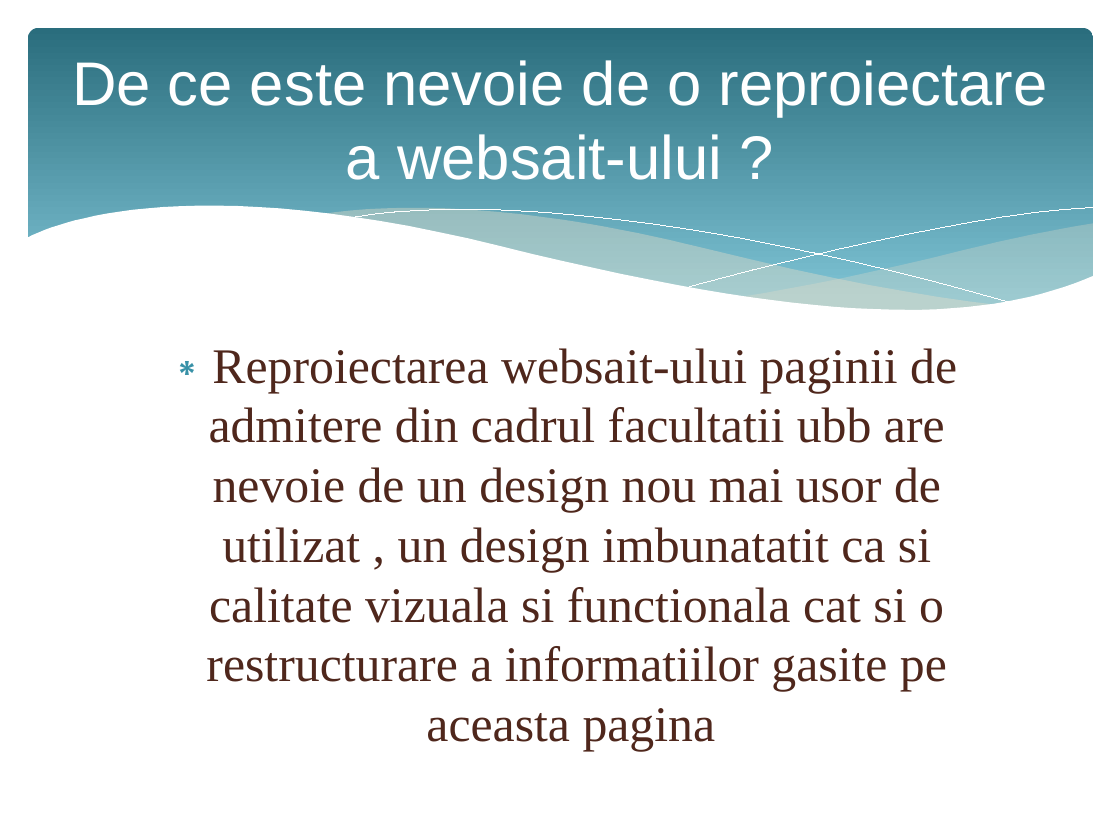
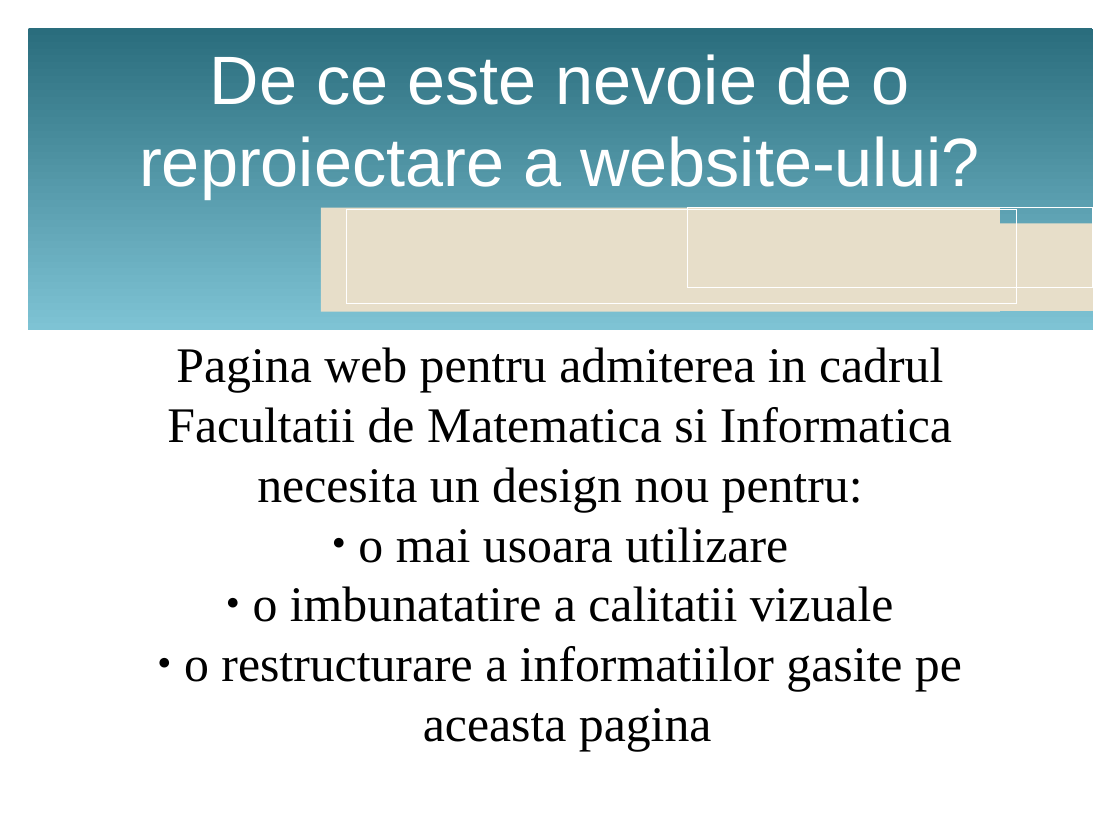
Before and after one commit to brir0567/HCI, a slide deck: slide 3 of DocumentFinal/HCI Prezentare.pptx. Drawn at 1120x840 pixels with LibreOffice and Linux fonts; fonts in the diff are those of the drawing. Boxes give left, top, right and bottom in pixels: in the first picture for what was removed or moved away, otherwise in the second. Text is boxed around its words. In the diff, an @@ line names an element or a change of style, - is before the commit and + after.

Commit message:
Spelling fixes, layout isues.

```diff
--- a/DocumentFinal/HCI Prezentare.pptx
+++ b/DocumentFinal/HCI Prezentare.pptx
@@ rounded rectangle at (x1=28, y1=28, x2=1093, y2=330): proportions changed @@
@@ text at (x1=139, y1=54, x2=979, y2=199): text changed; size 39.6 to 44 pt @@
-De ce este nevoie de o reproiectare a websait-ului ?
+De ce este nevoie de o reproiectare a website-ului?
@@ group removed at (x1=26, y1=206, x2=1094, y2=368): 5 freeform shapes @@
@@ rectangle added at (x1=320, y1=208, x2=999, y2=312), fill #E7DEC9 @@
@@ rectangle added at (x1=346, y1=209, x2=1016, y2=305), outline #FFFFFF 0.75 pt @@
@@ rectangle added at (x1=687, y1=207, x2=1092, y2=287), outline #FFFFFF 0.75 pt @@
@@ rectangle added at (x1=740, y1=224, x2=1093, y2=311), fill #E7DEC9 @@
@@ text at (x1=167, y1=347, x2=962, y2=751): text changed; text colour #4F271C to #000000 @@
-∗ Reproiectarea websait-ului paginii de admitere din cadrul facultatii ubb are nevoie de un design nou mai usor de utilizat , un design imbunatatit ca si calitate vizuala si functionala cat si o restructurare a informatiilor gasite pe aceasta pagina
+Pagina web pentru admiterea in cadrul Facultatii de Matematica si Informatica necesita un design nou pentru:
+● o mai usoara utilizare
+● o imbunatatire a calitatii vizuale
+● o restructurare a informatiilor gasite pe aceasta pagina
```
Also in this commit, not shown: 4 other slides changed.
